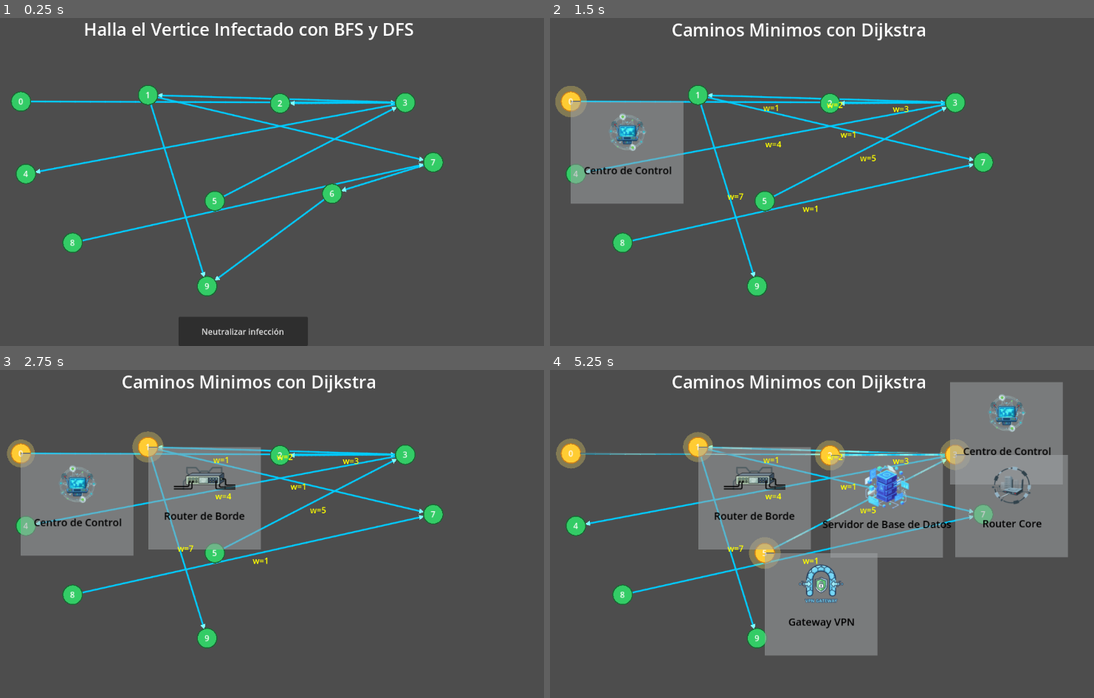
Above: before the commit, frames 1-4 (two rows, left to right).
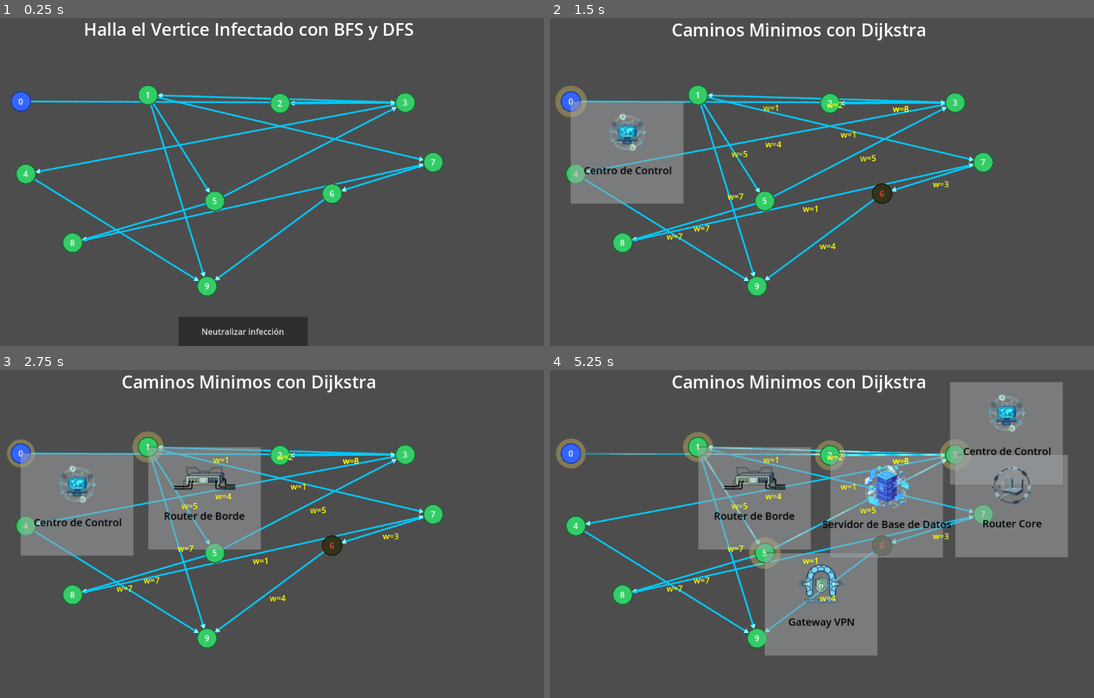
Above: after the commit, the same moments.

Repository: GiROXiO/CyberQuest
Game: Godot game, scene res://scenes/gameManager.tscn
The game is run twice, just before and just after one commit, with the same random seed, the same clock (stepped at 60 frames per second) and the same inputs. The project has no main scene, so this scene is started directly.
Inputs (mouse positions are in pixels of both pictures, inside the frame that each line leads up to):
- Up to frame 1 (0.25 s): no input
- Up to frame 2 (1.5 s): click "Neutralizar infección" at 0.5 s; tap Enter at 1.25 s; drag from (571, 100) to (827, 103) at 1.27 s
- Up to frame 3 (2.75 s): tap Space at 2 s; drag from (146, 445) to (408, 455) at 2.02 s
- Up to frame 4 (5.25 s): move the mouse to (827, 455) at 2.77 s; click (827, 455) at 2.92 s; tap Enter at 3.5 s; drag from (958, 455) to (696, 445) at 3.52 s; drag from (577, 527) to (958, 455) at 4.27 s; tap Space at 5 s; drag from (762, 553) to (827, 455) at 5.02 s

The runs differ from the first frame. In frame 1, 0.8% of the frame differs, in the area x 1-73%, y 22-81%; in frame 2, 1.4%; in frame 3, 1.5%; in frame 4, 1.9%, in the area x 1-78%, y 20-81%.

Commit message:
Improved Graph's Edges Generation: Now All the Graph is Connected

Diff:
--- a/scripts/core/grafo.gd
+++ b/scripts/core/grafo.gd
@@ -92,7 +92,7 @@
 	return v.get_neighbors()
 
 func get_edge(from_id: int, to_id: int) -> Arista:
-	if self.edges.has(from_id) and self.edges[from_id].has[to_id]:
+	if self.edges.has(from_id) and self.edges[from_id].has(to_id):
 		return self.edges[from_id][to_id]
 	return null
 
@@ -317,6 +317,46 @@
 		self._connect_roles(Vertice.VertexRole.ROUTER_BORDE, Vertice.VertexRole.CLIENTE, rng, role_to_id)
 		self._connect_roles(Vertice.VertexRole.SERVIDOR_APP, Vertice.VertexRole.CLIENTE, rng, role_to_id)
 
+		#Nos aseguramos que todos los vertices sean alcanzables desde CENTRO_CONTROL
+		var source_id: int = role_to_id.get(Vertice.VertexRole.CENTRO_CONTROL)
+		var reachable_from_source := self._get_reachable_from(source_id)
+
+		for id in self.vertices.keys():
+			if id == source_id:
+				continue
+
+			if not reachable_from_source.has(id):
+				#Se conecta desde algun nodo alcanzable
+				var candidates_from: Array = reachable_from_source.keys()
+				var from_id: int = candidates_from[rng.randi_range(0, candidates_from.size()-1)]
+
+				var from_v: Vertice = self.vertices[from_id]
+				var to_v: Vertice = self.vertices[id]
+				var params := self._random_edge_params(from_v.role, to_v.role, rng)
+				self.add_edge(from_id, id, params["weight"], params["capacity"])
+
+				reachable_from_source[id] = true
+
+		#Nos aseguramos que todos los vertices tengan un camino hacia el cliente
+		if role_to_id.has(Vertice.VertexRole.CLIENTE):
+			var sink_id: int = role_to_id[Vertice.VertexRole.CLIENTE]
+			var can_reach_sink := self._get_can_reach_to(sink_id)
+
+			for id in self.vertices.keys():
+				if id == sink_id:
+					continue
+
+				if not can_reach_sink.has(id):
+					var candidates_to: Array = can_reach_sink.keys()
+					var to_id: int = candidates_to[rng.randi_range(0, candidates_to.size()-1)]
+
+					var from_v2: Vertice = self.vertices[id]
+					var to_v2: Vertice = self.vertices[to_id]
+					var params2 := self._random_edge_params(from_v2.role, to_v2.role, rng)
+					self.add_edge(id, to_id, params2["weight"], params2["capacity"])
+
+					can_reach_sink[id] = true
+
 		#Generamos aristas extra de manera aleatoria
 		var extra_prob := 0.0
 
@@ -337,6 +377,129 @@
 					var params := self._random_edge_params(from_v.role, to_v.role, rng)
 					self.add_edge(i, j, params["weight"], params["capacity"])
 
+func dijkstra(source_id: int, target_id: int) -> Array:
+	if not has_vertex(source_id):
+		return []
+	if not has_vertex(target_id):
+		return []
+
+	var dist: Dictionary = {}
+	var prev: Dictionary = {}
+	var unvisited: Array = []
+
+	# Inicializar distancias y predecesores
+	for id in vertices.keys():
+		dist[id] = INF
+		prev[id] = -1
+		unvisited.append(id)
+
+	dist[source_id] = 0.0
+
+	while not unvisited.is_empty():
+		var u: int = -1
+		var min_dist: float = INF
+
+		# Tomar el nodo no visitado con menor distancia
+		for id in unvisited:
+			var d: float = dist[id]
+			if d < min_dist:
+				min_dist = d
+				u = id
+
+		# No hay más alcanzables
+		if u == -1 or min_dist == INF:
+			break
+
+		unvisited.erase(u)
+
+		# Si ya llegamos al destino, paramos
+		if u == target_id:
+			break
+
+		# Relajar vecinos
+		var neighbors: Array = get_neighbors_ids(u)
+		for v in neighbors:
+			if not unvisited.has(v):
+				continue
+
+			var w: float = get_weight(u, v, INF)
+			if w == INF:
+				continue
+
+			var alt: float = dist[u] + w
+			if alt < dist[v]:
+				dist[v] = alt
+				prev[v] = u
+
+	# Si la distancia al destino sigue siendo infinita, no hay camino
+	if dist[target_id] == INF:
+		return []
+
+	# Reconstruir camino
+	var path: Array = []
+	var curr: int = target_id
+
+	while curr != -1:
+		path.push_front(curr)
+		curr = prev.get(curr, -1)
+
+	if path.is_empty() or path[0] != source_id:
+		return []
+
+	return path
+
+func print_path_info(g: Grafo, from_id: int, to_id: int) -> void:
+	var path: Array = g.dijkstra(from_id, to_id)
+	print("Dijkstra ", from_id, " -> ", to_id, " path: ", path)
+
+	if path.is_empty():
+		print("  (no hay camino)")
+		return
+
+	var total: float = 0.0
+	for i in range(path.size() - 1):
+		var u: int = path[i]
+		var v: int = path[i + 1]
+		total += g.get_weight(u, v, INF)
+	print("  Distancia total: ", total)
+
+#Metodo para hallar vertices alcanzables desde CENTRO_CONTROL
+func _get_reachable_from(start_id: int) -> Dictionary:
+	var visited: Dictionary = {}
+	if not self.vertices.has(start_id):
+		return visited
+
+	var queue: Array = [start_id]
+	visited[start_id] = true
+
+	while not queue.is_empty():
+		var u = queue.pop_front()
+		if self.edges.has(u):
+			for v in self.edges[u].keys():
+				if not visited.has(v):
+					visited[v] = true
+					queue.append(v)
+
+	return visited
+
+#Metodo para hallar vertices que pueden llegar al CLIENTE
+func _get_can_reach_to(target_id: int) -> Dictionary:
+	var visited: Dictionary = {}
+	if not self.vertices.has(target_id):
+		return visited
+
+	var queue: Array = [target_id]
+	visited[target_id] = true
+
+	while not queue.is_empty():
+		var u = queue.pop_front()
+		for from_id in self.edges.keys():
+			if self.edges[from_id].has(u) and not visited.has(from_id):
+				visited[from_id] = true
+				queue.append(from_id)
+
+	return visited
+
 func clear() -> void:
 	vertices.clear()
 	edges.clear()
--- a/scripts/game_manager.gd
+++ b/scripts/game_manager.gd
@@ -19,6 +19,8 @@
 
 	if self.bfs_dfs_ui:
 		self.bfs_dfs_ui.set_graph(grafo)
+		self.bfs_dfs_ui.set_graph_view(self.grafo_vista)
+
 	if self.shortest_path_ui:
 		self.shortest_path_ui.set_graph(grafo)
 
@@ -40,7 +42,6 @@
 
 	self.current_mode = GrafoVista.MinigameMode.CAMINOS_MINIMOS
 
-	self.grafo_vista.refresh_from_graph()
 	self.grafo_vista.set_minigame_mode(current_mode, bfs_dfs_completed)
 
 	if self.bfs_dfs_ui:
--- a/scripts/minigames/bfs_dfs_game/bfs_dfs_ui.gd
+++ b/scripts/minigames/bfs_dfs_game/bfs_dfs_ui.gd
@@ -6,6 +6,9 @@
 @onready var neutralize_button: Button = $NeutralizeButton
 
 var grafo: Grafo = null
+var grafo_vista: GrafoVista = null
+
+var selected_vertex_id: int = -1
 
 func _ready() -> void:
 	if self.neutralize_button:
@@ -15,17 +18,19 @@
 func set_graph(p_grafo: Grafo) -> void:
 	self.grafo = p_grafo
 
+func set_graph_view(p_view: GrafoVista) -> void:
+	grafo_vista = p_view
+
+# Llamado por GameManager cuando el usuario hace clic en un vértice del grafo
+func on_vertex_clicked_from_graph(vertex_id: int) -> void:
+	self.selected_vertex_id = vertex_id
+
 func _on_neutralize_button_pressed() -> void:
 	if self.grafo == null:
 		print("[BFS_DFS_UI] No hay referencia al grafo.")
 		return
-	var infected_id := self._get_infected_vertex_id()
-	if infected_id != -1:
-		var v: Vertice = self.grafo.vertices[infected_id]
-		print("[BFS_DFS_UI] Eliminando vértice infectado id=", infected_id, " rol=", v.role)
-		self.grafo.remove_vertex(infected_id)
-	else:
-		print("[BFS_DFS_UI] No se encontró vértice infectado")
+	if self.grafo_vista != null:
+		self.grafo_vista.highlight_infected_red()
 
 	emit_signal("bfs_dfs_completed")
 
@@ -38,3 +43,28 @@
 		if v.is_infected:
 			return id
 	return -1
+
+func _role_to_string(role: int) -> String:
+	match role:
+		Vertice.VertexRole.CENTRO_CONTROL:
+			return "Centro de Control"
+		Vertice.VertexRole.ROUTER_CORE:
+			return "Router Core"
+		Vertice.VertexRole.ROUTER_BORDE:
+			return "Router de Borde"
+		Vertice.VertexRole.FIREWALL:
+			return "Firewall"
+		Vertice.VertexRole.SERVIDOR_APP:
+			return "Servidor de Aplicaciones"
+		Vertice.VertexRole.SERVIDOR_DB:
+			return "Servidor de Base de Datos"
+		Vertice.VertexRole.SERVIDOR_MAIL:
+			return "Servidor de Correo"
+		Vertice.VertexRole.GATEWAY_VPN:
+			return "Gateway VPN"
+		Vertice.VertexRole.IDS:
+			return "Sistema IDS"
+		Vertice.VertexRole.CLIENTE:
+			return "Cliente Final"
+		_:
+			return "Nodo"
--- a/scripts/minigames/shortest_path_game/shortest_path_ui.gd
+++ b/scripts/minigames/shortest_path_game/shortest_path_ui.gd
@@ -1,9 +1,17 @@
 extends Control
 class_name CaminoMinimoUi
+
+signal minigame_completed(success: bool)
 
 @onready var info_label: Label = $Label
 
 var grafo: Grafo = null
+var grafo_vista: GrafoVista = null
+
+var source_id: int = -1
+var target_id: int = -1
+var shortest_path: Array = []
+var user_path: Array = []
 
 func _ready() -> void:
 	if self.info_label:
@@ -11,3 +19,34 @@
 
 func set_graph(p_grafo: Grafo) -> void:
 	self.grafo = p_grafo
+
+func set_graph_view(p_view: GrafoVista) -> void:
+	self.grafo_vista = p_view
+
+func start_minigame() -> void:
+	if self.grafo == null:
+		return
+
+	self.target_id
+
+func _find_control_center_id() -> int:
+	if self.grafo == null:
+		return -1
+
+	for id in self.grafo.vertices.keys():
+		var v: Vertice = self.grafo.vertices[id]
+		if v.role == Vertice.VertexRole.CENTRO_CONTROL:
+			return id
+
+	return -1
+
+func _find_infected_vertex_id() -> int:
+	if self.grafo == null:
+		return -1
+
+	for id in self.grafo.vertices.keys():
+		var v: Vertice = self.grafo.vertices[id]
+		if v.is_infected:
+			return id
+
+	return -1
--- a/scripts/view/grafo_vista.gd
+++ b/scripts/view/grafo_vista.gd
@@ -188,3 +188,15 @@
 			var enode: AristaVista = self.edge_nodes[from_id][to_id]
 			var show : bool = (from_id in self.selected_vertices) and (to_id in self.selected_vertices)
 			enode.set_flow_active(show)
+
+func highlight_infected_red() -> void:
+	if self.grafo == null:
+		return
+
+	for id in self.grafo.vertices.keys():
+		var v: Vertice = self.grafo.vertices[id]
+		if v.is_infected and self.vertex_nodes.has(id):
+			var vnode: VerticeVista = self.vertex_nodes[id]
+			vnode.set_color(Color(1.0, 0.25, 0.25))
+			print("Pintando infectado: ", id)
+			return
--- a/scripts/view/vertice_vista.gd
+++ b/scripts/view/vertice_vista.gd
@@ -154,10 +154,13 @@
 	var base_color = Color(0.2, 0.8, 0.4)
 	var outline_color = Color(0.1, 0.4, 0.2)
 
+	if vertex != null:
+		# Centro de Control → azul
+		if vertex.role == Vertice.VertexRole.CENTRO_CONTROL:
+			base_color = Color(0.2, 0.4, 1.0)
+			outline_color = Color(0.1, 0.2, 0.6)
+
 	if selected:
-		base_color = Color(1.0, 0.8, 0.2)
-		outline_color = Color(0.8, 0.5, 0.1)
-
 		# aura
 		var pulse = 0.5 + 0.5 * sin(aura_time * 4.0)
 		var current_radius = lerp(aura_radius, aura_radius + 6.0, pulse)
@@ -275,3 +278,6 @@
 
 		_:
 			self.hint_label.visible = false
+
+func set_color(color: Color) -> void:
+	modulate = color
